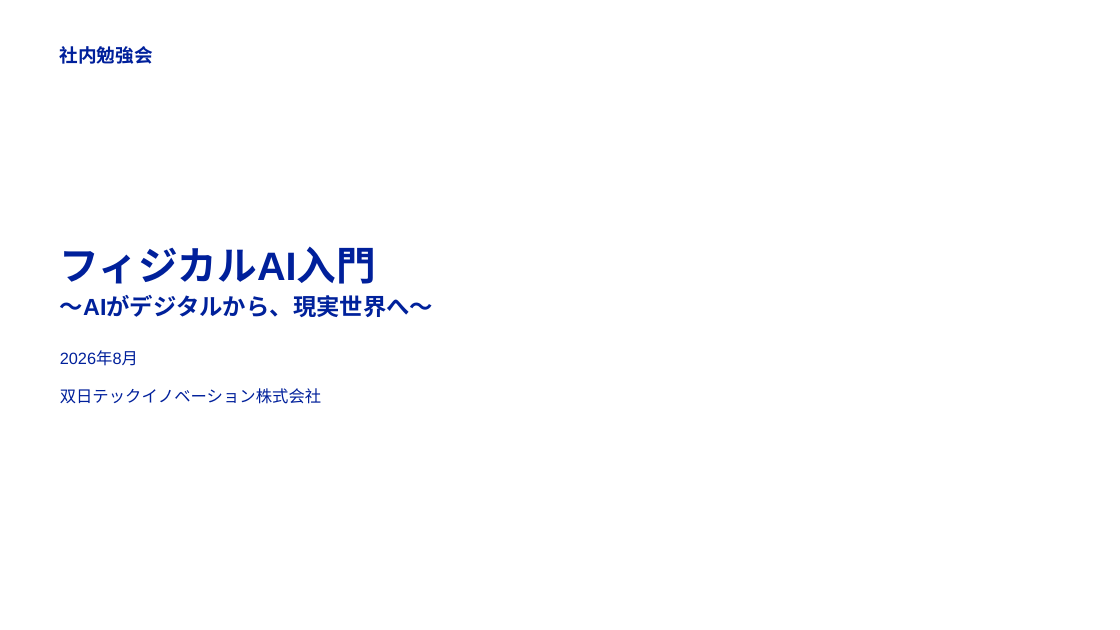
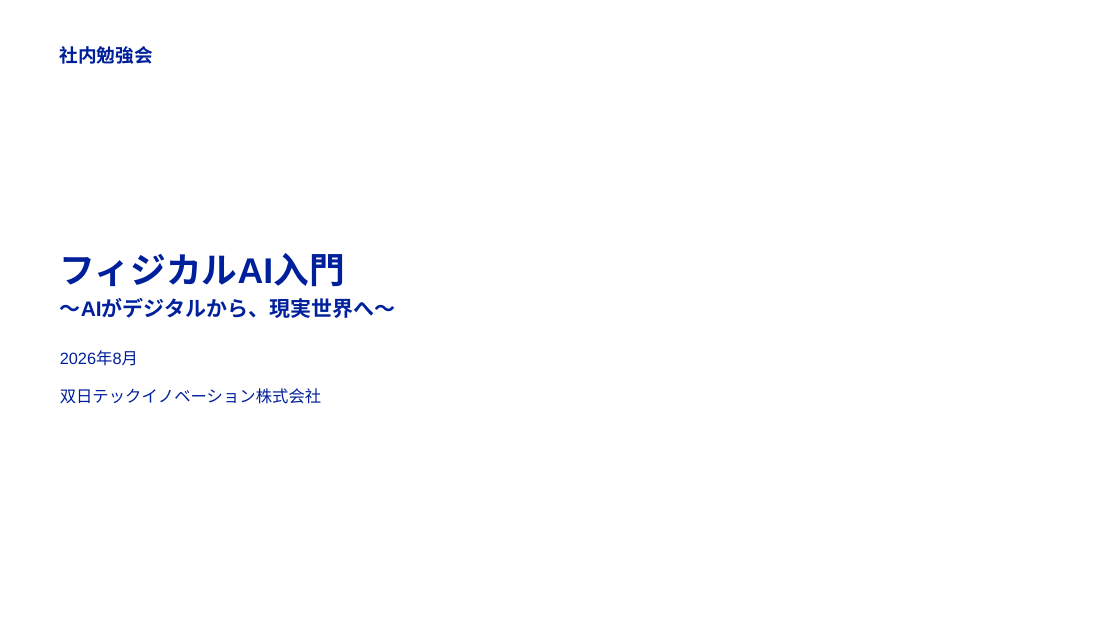
Before and after one commit to yktashiro2/aap, a slide deck: slide 1 of docs/フィジカルAI勉強会.pptx. Drawn at 1120x630 pixels with LibreOffice and Linux fonts; fonts in the diff are those of the drawing; background and template pictures are left out. Boxes give left, top, right and bottom in pixels: in the first picture for what was removed or moved away, otherwise in the second. Text is boxed around its words. In the diff, an @@ line names an element or a change of style, - is before the commit and + after.

```diff
--- a/docs/フィジカルAI勉強会.pptx
+++ b/docs/フィジカルAI勉強会.pptx
@@ title "フィジカルAI入門" at (x1=60, y1=253, x2=396, y2=318): size 34 to 30.6 pt in "フィジカルAI入門"; size 20 to 18 pt in "〜AIがデジタルから、現実世界へ〜" @@
```
Also in this commit, not shown: 6 other slides changed, 10 slides added.
